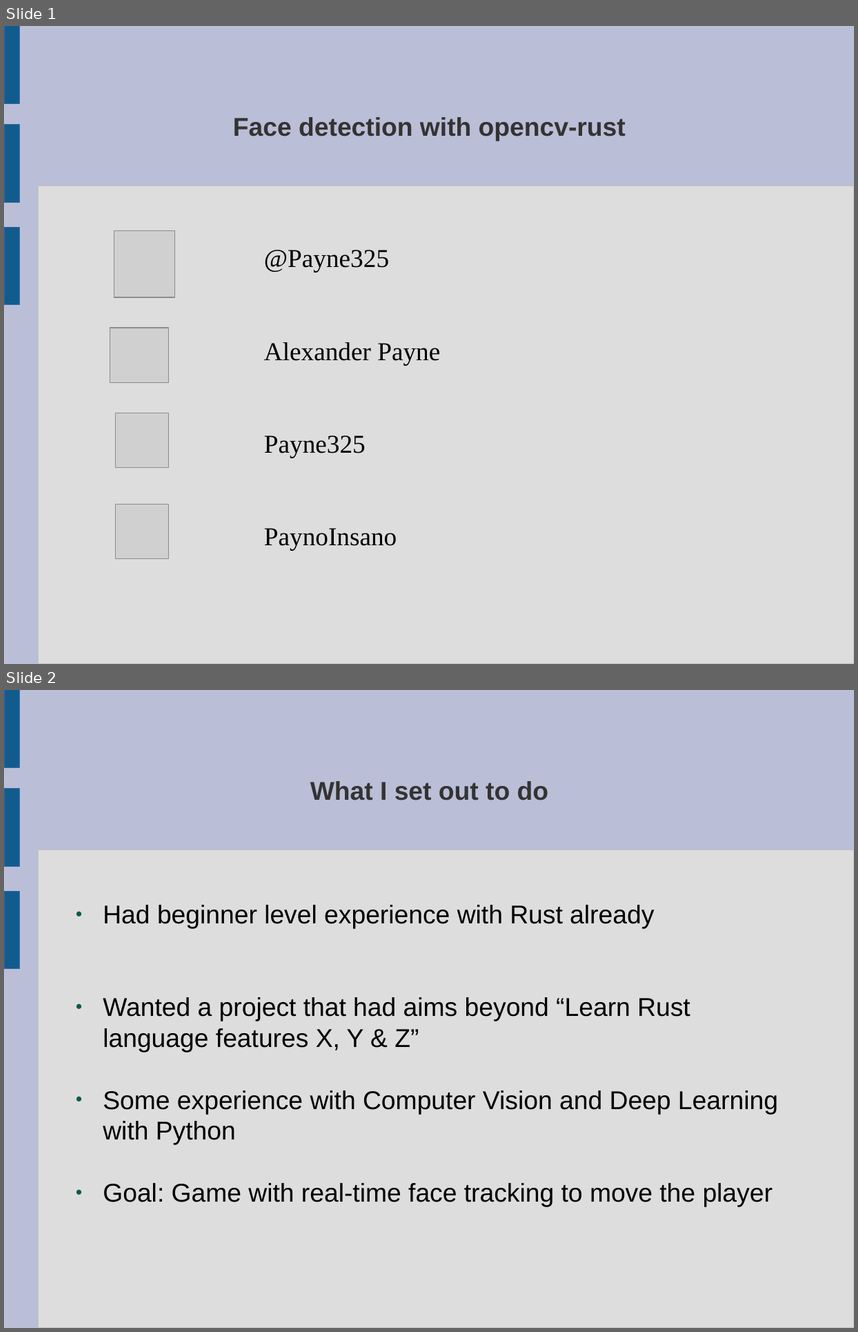
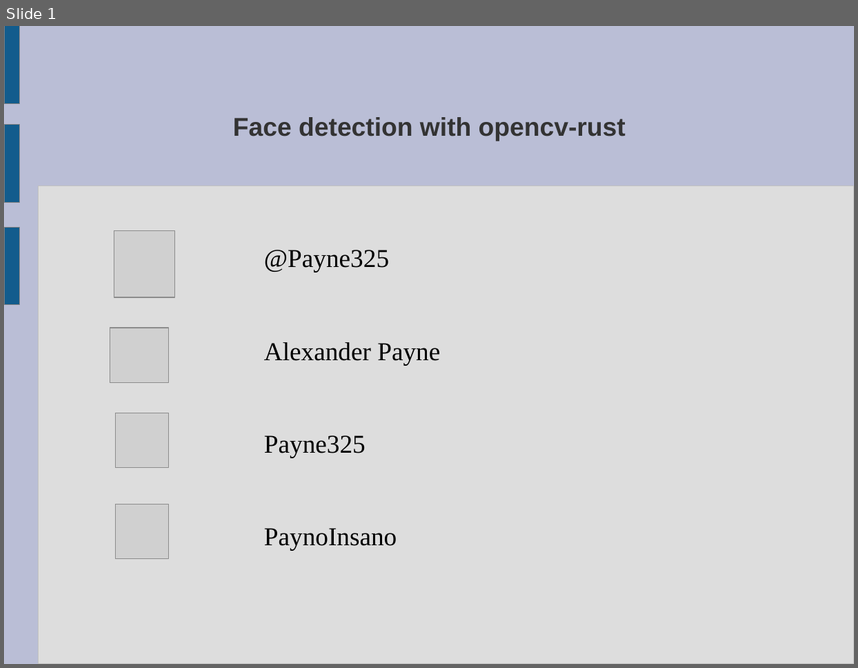
Before and after one commit to Payne325/Talks, a slide deck: bongosero/Games Wales/Games Wales Presentation.odp. Shown one above the other, each under a label of ours: slides 1 and 2 before the commit, slide 1 after it. The pictures are 858x1332 and 858x668 pixels, drawn with LibreOffice and Linux fonts; fonts in the diff are those of the drawing; grey boxes stand for pictures. Boxes give left, top, right and bottom in pixels: in the first picture for what was removed or moved away, otherwise in the second. Text is boxed around its words. In the diff, an @@ line names an element or a change of style, - is before the commit and + after.

```diff
--- a/bongosero/Games Wales/Games Wales Presentation.odp
+++ b/bongosero/Games Wales/Games Wales Presentation.odp
@@ slide 2 removed at <box>4,690,854,1328</box>, background #BABED6; not listed: 4 template elements that a slide beside it also shows @@
@@ title removed at <box>310,781,548,800</box> @@
-What I set out to do
@@ text removed at <box>103,905,778,1206</box> @@
-● Had beginner level experience with Rust already
-● Wanted a project that had aims beyond “Learn Rust language features X, Y & Z”
-● Some experience with Computer Vision and Deep Learning with Python
-● Goal: Game with real-time face tracking to move the player
@@ slide 1 changed as well @@
@@ outline #3465A4 0 pt to #808080 0 pt in 3 elements at <box>4,26,19,103</box>, <box>4,227,19,303</box>, <box>4,125,19,202</box> @@
```
Also in this commit, not shown: 11 other slides changed, 1 slide added, 1 other slide removed, 2 other files.
